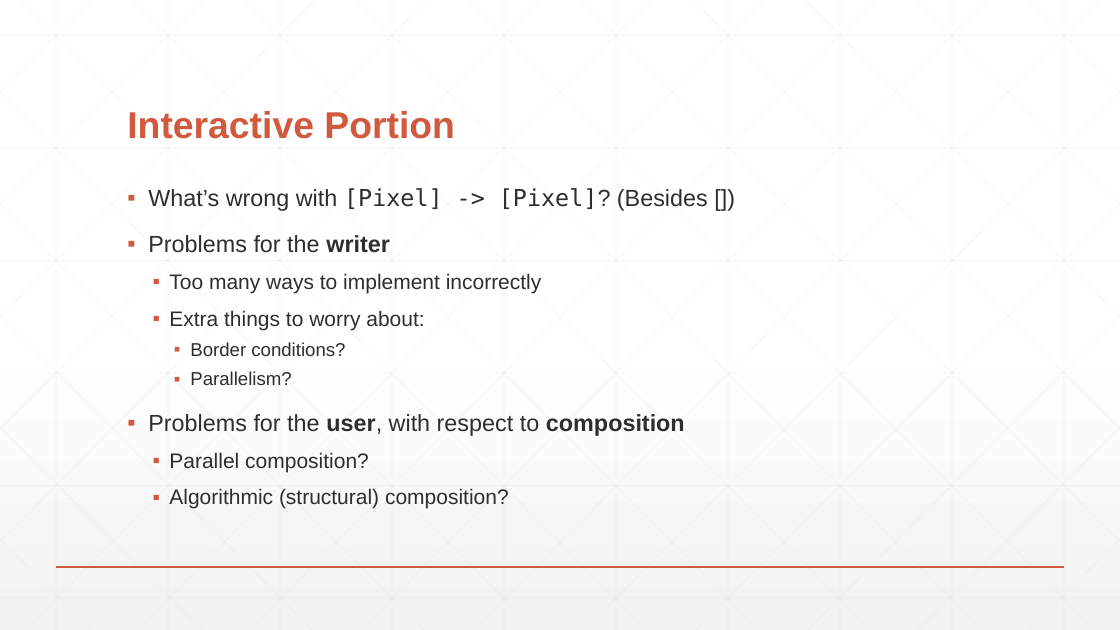
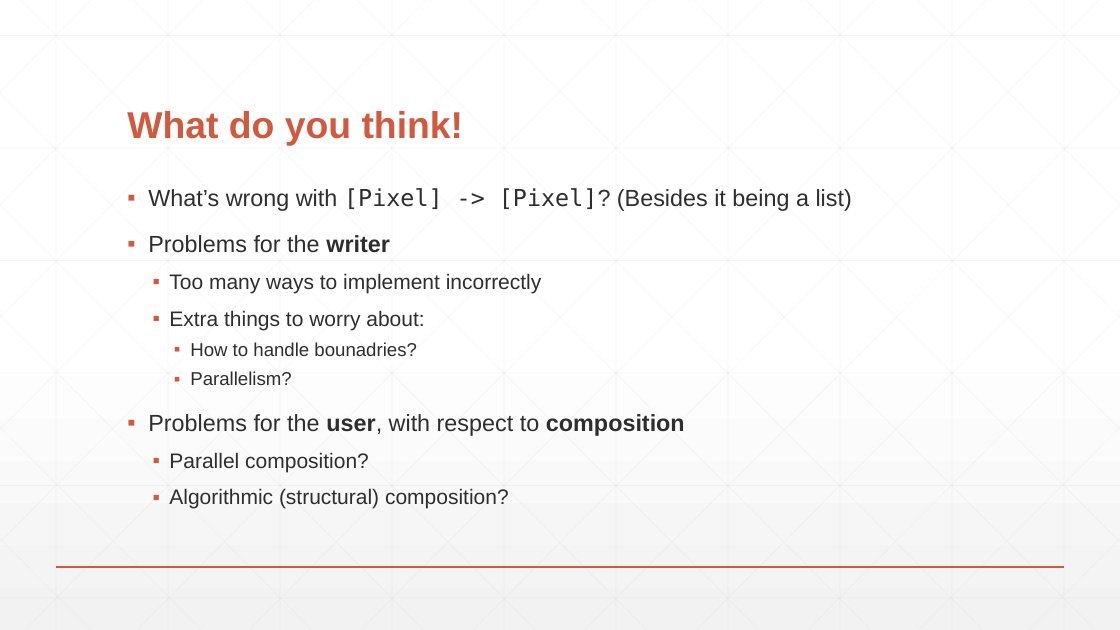
Before and after one commit to lambdaconf/lambdaconf-2016-usa, a slide deck: slide 7 of Functors, Comonads, and Digital Image Processing/FCDIP-LambdaConf16.pptx. Drawn at 1120x630 pixels with LibreOffice and Linux fonts; fonts in the diff are those of the drawing. Boxes give left, top, right and bottom in pixels: in the first picture for what was removed or moved away, otherwise in the second. Text is boxed around its words. In the diff, an @@ line names an element or a change of style, - is before the commit and + after.

```diff
--- a/Functors, Comonads, and Digital Image Processing/FCDIP-LambdaConf16.pptx
+++ b/Functors, Comonads, and Digital Image Processing/FCDIP-LambdaConf16.pptx
@@ title at (x1=127, y1=111, x2=464, y2=146): text changed @@
-Interactive Portion
+What do you think!
@@ text at (x1=148, y1=188, x2=852, y2=211): text changed @@
-▪ What’s wrong with [Pixel] -> [Pixel]? (Besides [])
+▪ What’s wrong with [Pixel] -> [Pixel]? (Besides it being a list)
@@ text at (x1=190, y1=342, x2=416, y2=356): text changed @@
-    ▪ Border conditions?
+    ▪ How to handle bounadries?
```
Also in this commit, not shown: 8 other slides changed, 1 slide added.
